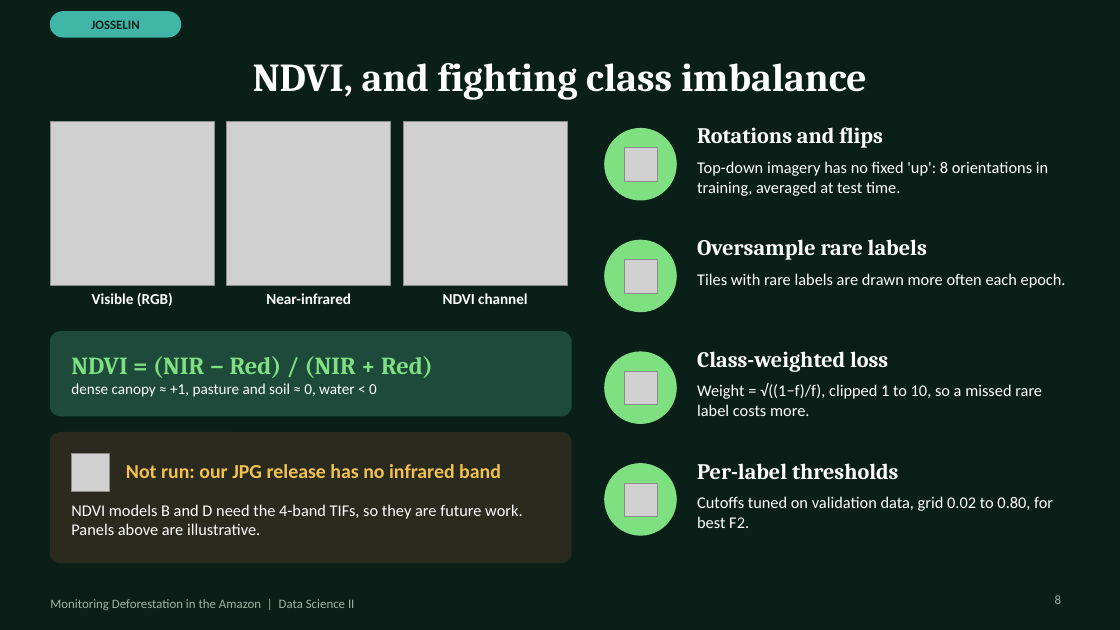
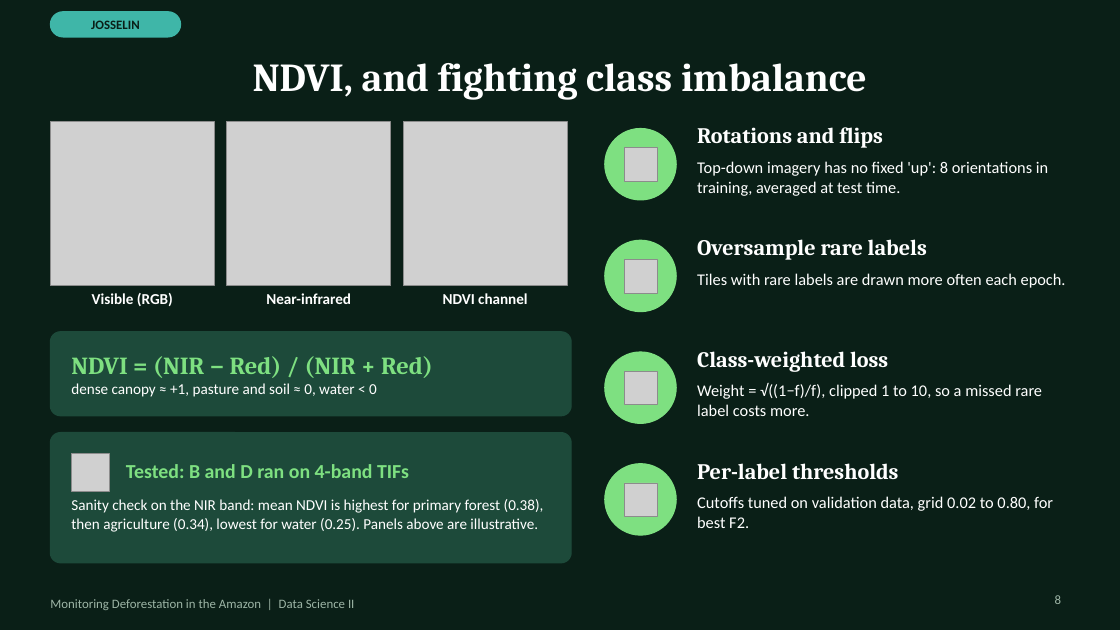
Before and after one commit to MehrabAzan/Amazon-Deforestation, a slide deck: slide 8 of Amazon_Deforestation_DeepLearning.pptx. Drawn at 1120x630 pixels with LibreOffice and Linux fonts; fonts in the diff are those of the drawing; grey boxes stand for pictures. Boxes give left, top, right and bottom in pixels: in the first picture for what was removed or moved away, otherwise in the second. Text is boxed around its words. In the diff, an @@ line names an element or a change of style, - is before the commit and + after.

```diff
--- a/Amazon_Deforestation_DeepLearning.pptx
+++ b/Amazon_Deforestation_DeepLearning.pptx
@@ rounded rectangle at bbox=[50, 433, 571, 563]: fill #2A2A1E to #1D4A3A; outline #2A2A1E 1 pt to #1D4A3A 1 pt @@
@@ text at bbox=[126, 464, 409, 478]: text changed; text colour #F2C14E to #7EE081 @@
-Not run: our JPG release has no infrared band
+Tested: B and D ran on 4-band TIFs
@@ text at bbox=[71, 499, 544, 532]: text changed; size 14 to 13 pt @@
-NDVI models B and D need the 4-band TIFs, so they are future work. Panels above are illustrative.
+Sanity check on the NIR band: mean NDVI is highest for primary forest (0.38), then agriculture (0.34), lowest for water (0.25). Panels above are illustrative.
```
Also in this commit, not shown: 12 other slides changed, 4 slides added.
